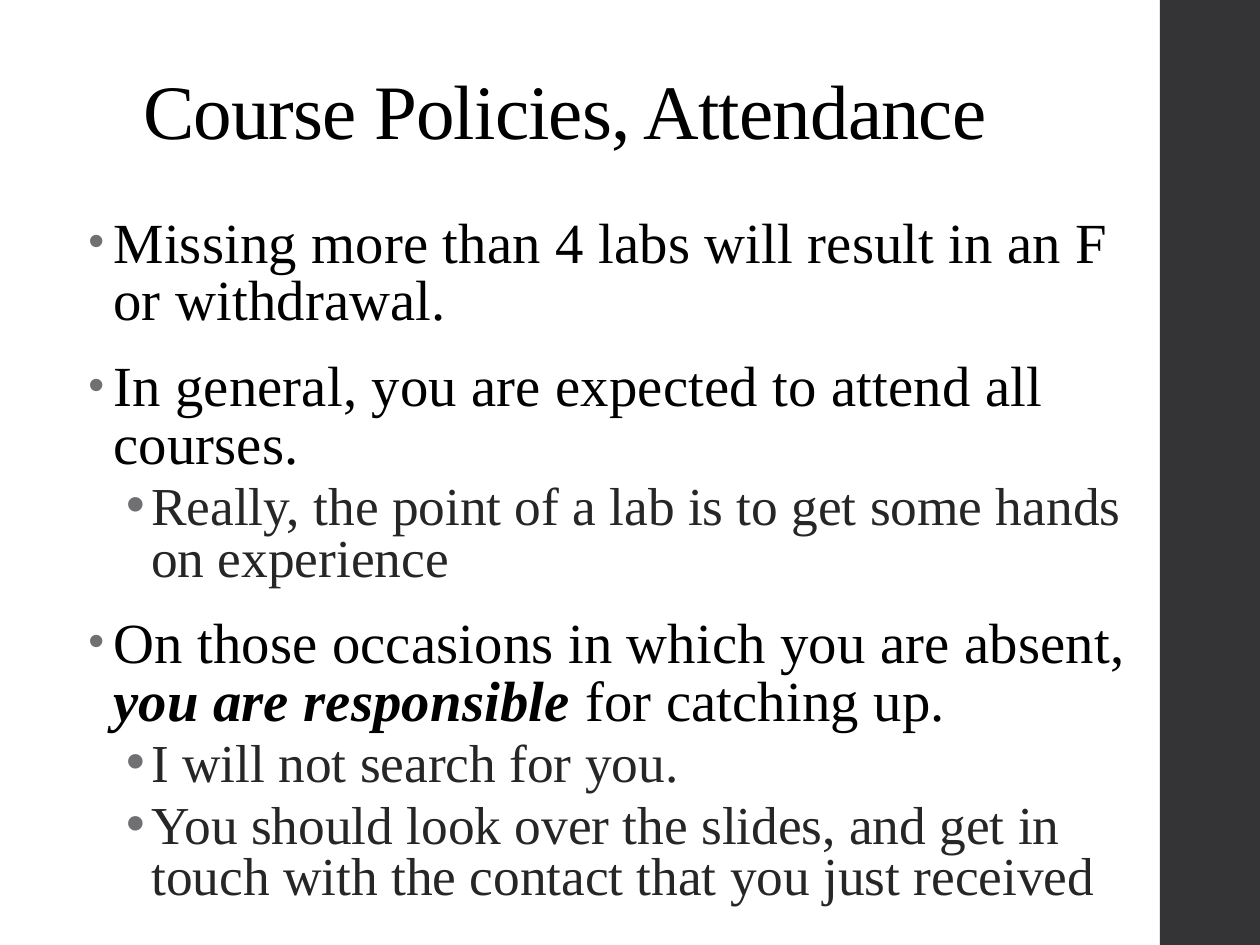
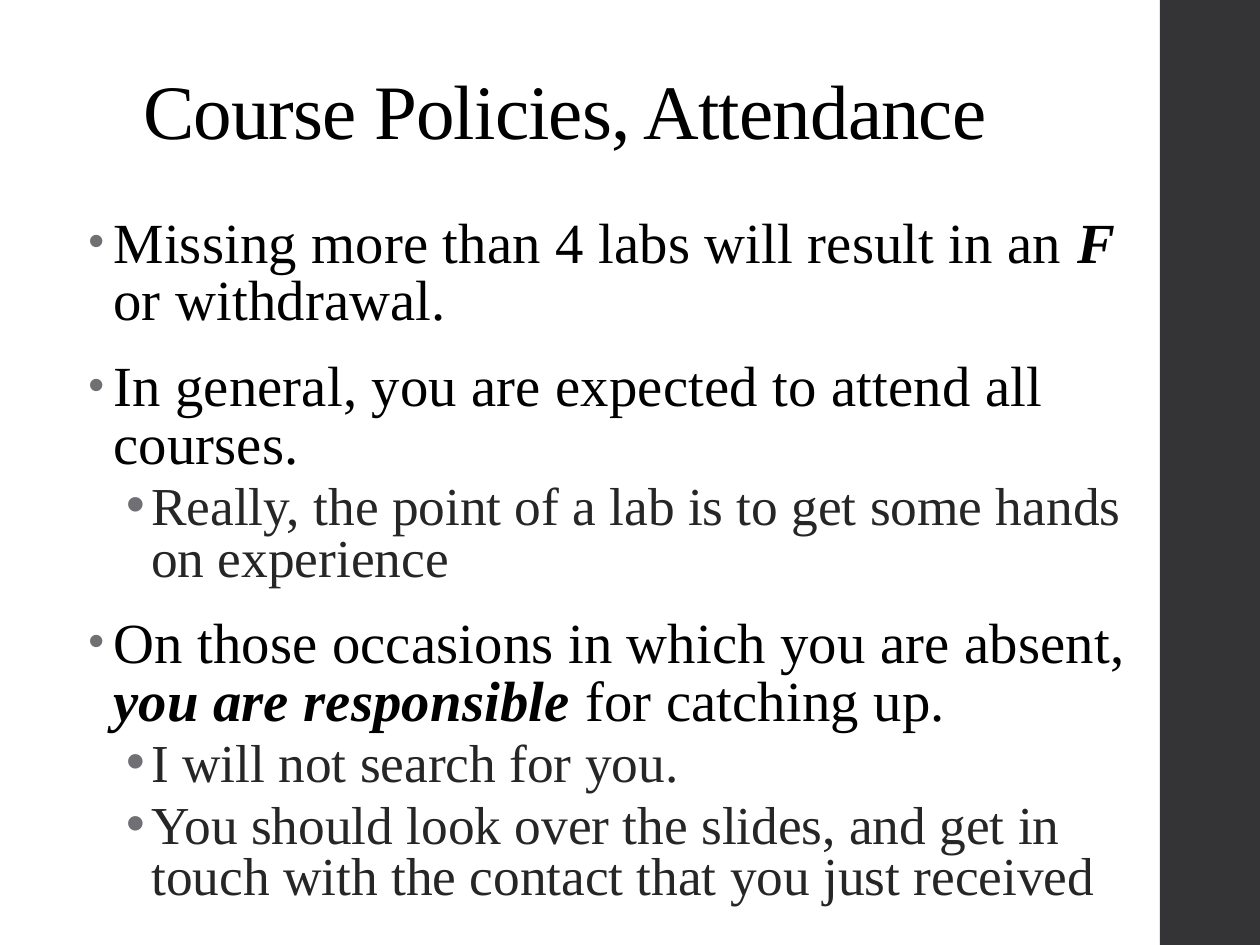
Before and after one commit to psadil/psych241, a slide deck: slide 4 of slides/lab1_21jan2016/lab1_21jan2016.pptx. Drawn at 1260x945 pixels with LibreOffice and Linux fonts; fonts in the diff are those of the drawing. Boxes give left, top, right and bottom in pixels: in the first picture for what was removed or moved away, otherwise in the second. Text is boxed around its words. In the diff, an @@ line names an element or a change of style, - is before the commit and + after.

```diff
--- a/slides/lab1_21jan2016/lab1_21jan2016.pptx
+++ b/slides/lab1_21jan2016/lab1_21jan2016.pptx
@@ text at (x1=113, y1=223, x2=1116, y2=321): bold on, italic on in "F" @@
```
Also in this commit, not shown: 5 other slides changed, 1 slide added, 12 slides removed, 3 other files.
